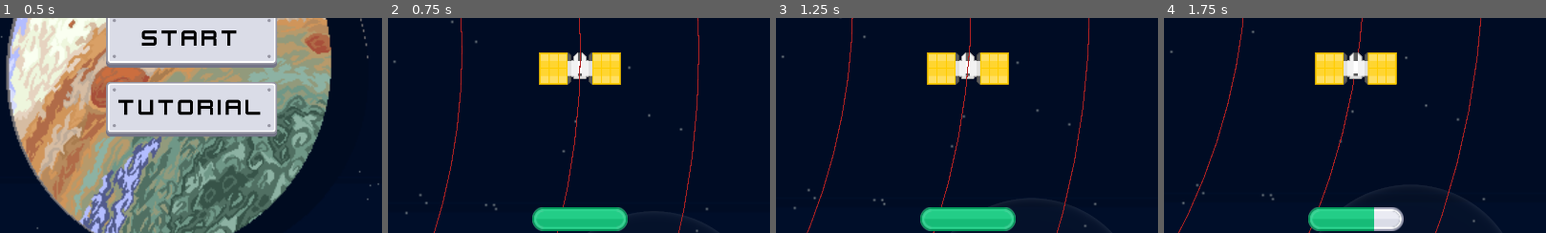
Above: before the commit, frames 1-4 (left to right).
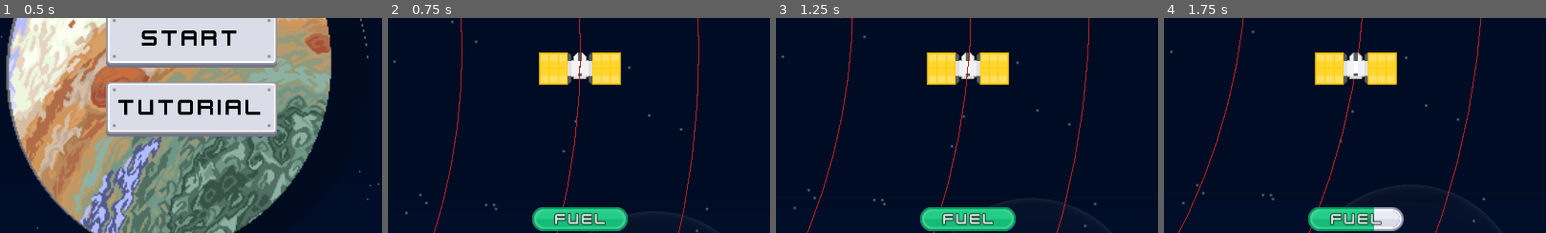
Above: after the commit, the same moments.

Repository: ThreeChooseOne/loopiter
Game: Godot game, scene res://root_scene.tscn
The game is run twice, just before and just after one commit, with the same random seed, the same clock (stepped at 60 frames per second) and the same inputs.
Inputs:
- Up to frame 1 (0.5 s): no input
- Up to frame 2 (0.75 s): click "Start" at 0.5 s
- Up to frame 3 (1.25 s): no input
- Up to frame 4 (1.75 s): tap Enter at 1.25 s; hold D from 1.28 s (still down); tap I at 1.35 s
The pictures show only the part of the screen within x 25-75%, y 39-89%; the shares and areas given below are measured in that part.

Frame 1 is identical in both runs. In frame 2, 0.6% of the frame differs, in the area x 43-57%, y 90-97%; in frame 3, 0.6%; in frame 4, 0.6%.

Commit message:
Label for fuel

Diff:
--- a/main.tscn
+++ b/main.tscn
@@ -46,6 +46,18 @@
 value = 100.0
 texture_under = ExtResource("3_lquwl")
 texture_progress = ExtResource("4_7mycd")
+
+[node name="RichTextLabel" type="Label" parent="PlayerCamera/PlayerHUD/Fuel"]
+modulate = Color(1, 1, 1, 0.835294)
+layout_mode = 0
+offset_left = 23.0
+offset_top = 2.5
+offset_right = 77.0
+offset_bottom = 22.5
+theme_override_colors/font_outline_color = Color(0, 0, 0, 1)
+theme_override_constants/outline_size = 3
+text = "FUEL"
+horizontal_alignment = 1
 
 [node name="Timer" type="Label" parent="PlayerCamera/PlayerHUD"]
 layout_mode = 2
